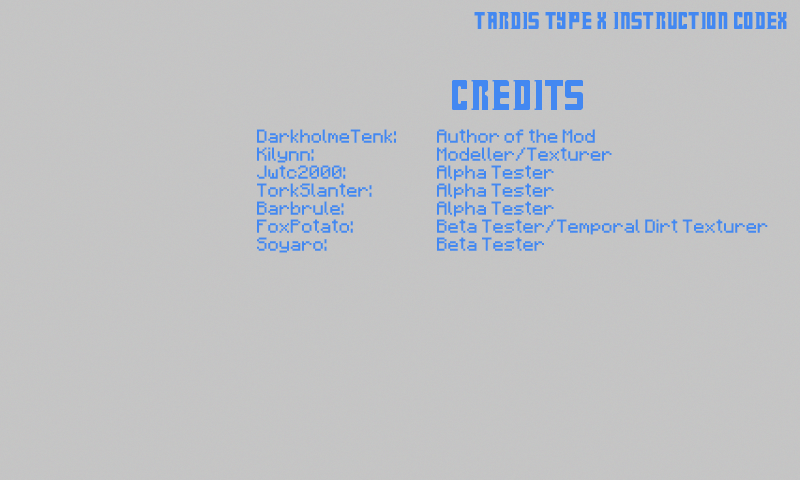
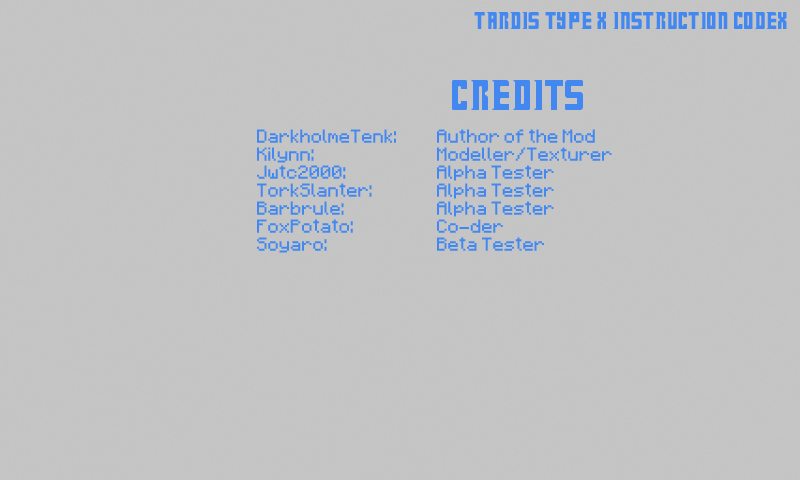
Layer changes from the first w=800, h=480 image to the second:
renamed "Credits DarkholmeTenk: Author of the Mod Kilynn: Modeller" to "Credits DarkholmeTenk: Auth", painted on it over 437, 219, 768, 235
